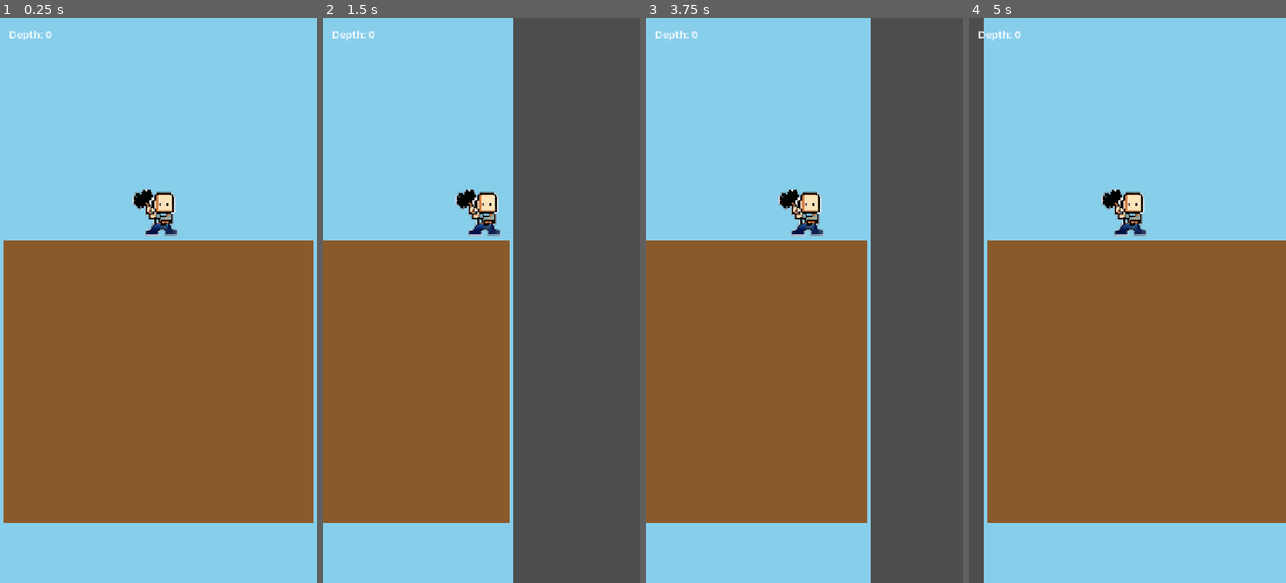
Above: before the commit, frames 1-4 (left to right).
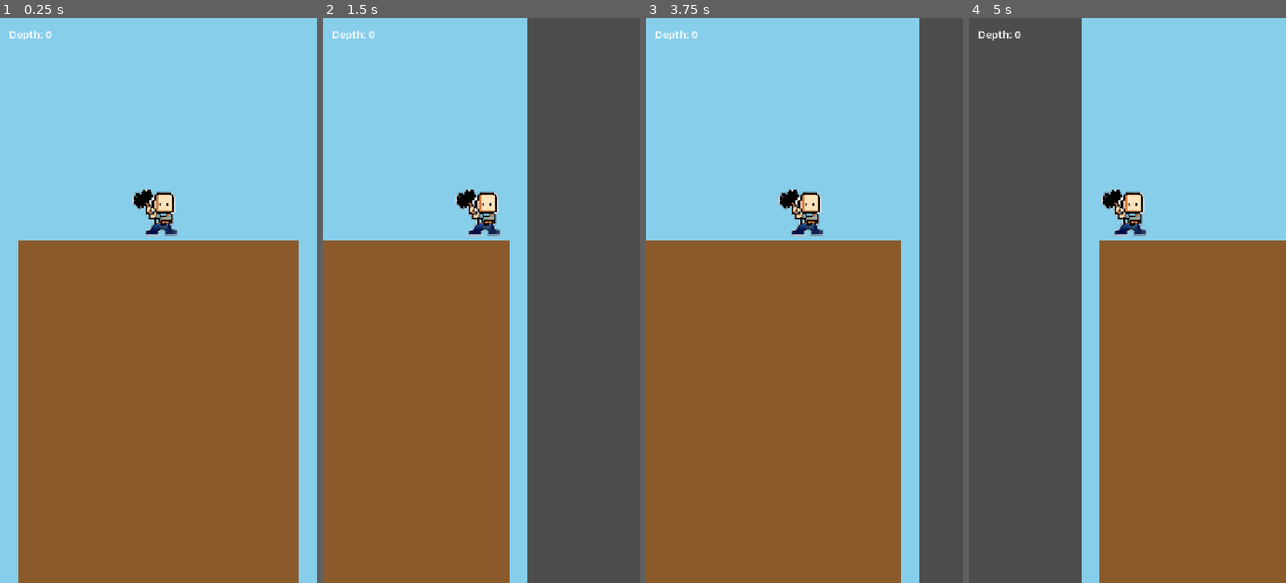
Above: after the commit, the same moments.

Repository: Randroids-Dojo/GoDig
Game: Godot game, scene res://scenes/test_level.tscn
Two runs of this game, one before a commit and one after it. Both use one fixed random seed, a clock stepped at 60 frames per second and the inputs below.
Inputs (mouse positions are in pixels of both pictures, inside the frame that each line leads up to):
- Up to frame 1 (0.25 s): no input
- Up to frame 2 (1.5 s): tap Enter at 0.5, 0.6 s; move the mouse to (551, 272) at 0.52 s; hold D (move_right) 0.53-1.25 s; click (551, 272) at 0.67 s; tap Space at 0.77 s; drag from (418, 328) to (465, 413) at 1.27 s
- Up to frame 3 (3.75 s): tap Space at 2, 3.5 s; move the mouse to (836, 176) at 2.02 s; hold D (move_right) 2.03-2.75 s; tap Backspace at 2.1 s; tap Enter at 2.75 s; drag from (788, 413) to (709, 215) at 2.77 s; move the mouse to (899, 385) at 3.52 s; hold A (move_left) from 3.53 s (still down); tap Ctrl at 3.6 s
- Up to frame 4 (5 s): tap Space at 3.77 s; release A (move_left) at 4.25 s; drag from (1032, 215) to (1079, 159) at 4.27 s

The runs differ from the first frame. In frame 1, 14% of the frame differs, in the area x 1-99%, y 39-100%; in frame 2, 11%; in frame 3, 23%; in frame 4, 40%, in the area x 4-100%, y 0-100%.

Commit message:
Change block size to 128x128 and improve mining controls
- Updated block size from 64x64 to 128x128 to match player size
- Player now mines single blocks instead of 2x2 grid
- Added key release detection to stop mining when direction released
- Simplified grid calculations for 1:1 player-to-block ratio
- Added Godot import files for sprite resources

Diff:
--- a/scripts/autoload/game_manager.gd
+++ b/scripts/autoload/game_manager.gd
@@ -7,11 +7,11 @@
 signal game_over
 signal depth_updated(depth: int)
 
-# Grid constants
-const BLOCK_SIZE := 64
-const GRID_WIDTH := 11  # (720 - 16) / 64 = 11 blocks
-const GRID_OFFSET_X := 8  # Center the grid: (720 - 11*64) / 2 = 8
-const SURFACE_ROW := 14  # Dirt starts at row 14 (bottom quarter of 1280/64 = 20 rows)
+# Grid constants (128x128 blocks, same size as player)
+const BLOCK_SIZE := 128
+const GRID_WIDTH := 5  # 720 / 128 = 5.625, use 5 blocks centered
+const GRID_OFFSET_X := 40  # Center the grid: (720 - 5*128) / 2 = 40
+const SURFACE_ROW := 7  # Dirt starts at row 7 (bottom quarter of 1280/128 = 10 rows)
 const VIEWPORT_WIDTH := 720
 const VIEWPORT_HEIGHT := 1280
 
--- a/scripts/player/player.gd
+++ b/scripts/player/player.gd
@@ -1,19 +1,20 @@
 extends CharacterBody2D
 ## Player controller with grid-based movement and mining.
 ## Uses a state machine: IDLE, MOVING, MINING.
+## Player is 128x128 (same size as one dirt block).
 
 signal block_destroyed(grid_pos: Vector2i)
 signal depth_changed(depth: int)
 
 enum State { IDLE, MOVING, MINING }
 
-const BLOCK_SIZE := 64
+const BLOCK_SIZE := 128
 const MOVE_DURATION := 0.15  # Seconds to move one block
 
 var dirt_grid: Node2D  # Set by test_level.gd
 
 var current_state: State = State.IDLE
-var grid_position: Vector2i  # Top-left of player's 2x2 footprint
+var grid_position: Vector2i  # Player's grid cell (1x1 now)
 var target_grid_position: Vector2i
 var mining_direction: Vector2i
 var mining_target: Vector2i
@@ -34,68 +35,45 @@
 		State.MOVING:
 			pass  # Tween handles movement
 		State.MINING:
-			pass  # Animation callback handles completion
+			_handle_mining_input()
 
 
 func _handle_idle_input() -> void:
-	var dir := Vector2i.ZERO
-
-	if Input.is_action_pressed("move_down"):
-		dir = Vector2i(0, 1)
-	elif Input.is_action_pressed("move_left"):
-		dir = Vector2i(-1, 0)
-	elif Input.is_action_pressed("move_right"):
-		dir = Vector2i(1, 0)
-
+	var dir := _get_input_direction()
 	if dir != Vector2i.ZERO:
 		_try_move_or_mine(dir)
+
+
+func _handle_mining_input() -> void:
+	# Stop mining if player releases the direction key
+	var dir := _get_input_direction()
+	if dir != mining_direction:
+		sprite.stop()
+		current_state = State.IDLE
+
+
+func _get_input_direction() -> Vector2i:
+	if Input.is_action_pressed("move_down"):
+		return Vector2i(0, 1)
+	elif Input.is_action_pressed("move_left"):
+		return Vector2i(-1, 0)
+	elif Input.is_action_pressed("move_right"):
+		return Vector2i(1, 0)
+	return Vector2i.ZERO
 
 
 func _try_move_or_mine(direction: Vector2i) -> void:
 	var target := grid_position + direction
 
 	# Check bounds (don't go off left/right edges)
-	if target.x < 0 or target.x + 1 >= GameManager.GRID_WIDTH:
+	if target.x < 0 or target.x >= GameManager.GRID_WIDTH:
 		return
 
-	# Check if path is clear (need to check cells for 2x2 player)
-	var blocked_cells := _get_blocked_cells(target, direction)
-
-	if blocked_cells.is_empty():
+	# Check if target cell has a block
+	if dirt_grid and dirt_grid.has_block(target):
+		_start_mining(direction, target)
+	else:
 		_start_move(target)
-	else:
-		_start_mining(direction, blocked_cells[0])
-
-
-func _get_blocked_cells(target_pos: Vector2i, dir: Vector2i) -> Array[Vector2i]:
-	## Player is 2x2, check which cells block movement in given direction
-	var blocked: Array[Vector2i] = []
-	var cells_to_check: Array[Vector2i] = []
-
-	if dir == Vector2i(0, 1):  # Moving down
-		# Check bottom edge of player's new position
-		cells_to_check = [
-			Vector2i(target_pos.x, target_pos.y + 1),
-			Vector2i(target_pos.x + 1, target_pos.y + 1)
-		]
-	elif dir == Vector2i(-1, 0):  # Moving left
-		# Check left edge of player's new position
-		cells_to_check = [
-			Vector2i(target_pos.x, target_pos.y),
-			Vector2i(target_pos.x, target_pos.y + 1)
-		]
-	elif dir == Vector2i(1, 0):  # Moving right
-		# Check right edge of player's new position
-		cells_to_check = [
-			Vector2i(target_pos.x + 1, target_pos.y),
-			Vector2i(target_pos.x + 1, target_pos.y + 1)
-		]
-
-	for cell in cells_to_check:
-		if dirt_grid and dirt_grid.has_block(cell):
-			blocked.append(cell)
-
-	return blocked
 
 
 func _start_move(target: Vector2i) -> void:
@@ -140,17 +118,15 @@
 
 	if destroyed:
 		block_destroyed.emit(mining_target)
-		# Check if path is now clear
-		var blocked := _get_blocked_cells(grid_position + mining_direction, mining_direction)
-		if blocked.is_empty():
-			_start_move(grid_position + mining_direction)
+		# Block destroyed, move into the space
+		_start_move(mining_target)
+	else:
+		# Block still has health, continue mining if key still pressed
+		var dir := _get_input_direction()
+		if dir == mining_direction:
+			sprite.play("swing")
 		else:
-			# Continue mining next block in path
-			mining_target = blocked[0]
-			sprite.play("swing")
-	else:
-		# Block still has health, continue mining same block
-		sprite.play("swing")
+			current_state = State.IDLE
 
 
 func _update_depth() -> void:
--- a/scripts/world/dirt_block.gd
+++ b/scripts/world/dirt_block.gd
@@ -3,7 +3,7 @@
 ## Managed by DirtGrid via object pooling.
 
 const DIRT_COLOR := Color(0.545, 0.353, 0.169)  # Brown
-const BLOCK_SIZE := 64
+const BLOCK_SIZE := 128
 const MAX_HITS := 4
 
 var grid_position: Vector2i = Vector2i.ZERO
--- a/scripts/world/dirt_grid.gd
+++ b/scripts/world/dirt_grid.gd
@@ -4,8 +4,8 @@
 
 const DirtBlockScript = preload("res://scripts/world/dirt_block.gd")
 
-const BLOCK_SIZE := 64
-const POOL_SIZE := 300
+const BLOCK_SIZE := 128
+const POOL_SIZE := 100  # Fewer blocks needed with larger size
 const ROWS_AHEAD := 10
 const ROWS_BEHIND := 5
 
Not shown, added: resources/sprites/miner_swing.png.import
Not shown, added: resources/sprites/miner_swing_v2.png.import
